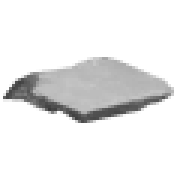
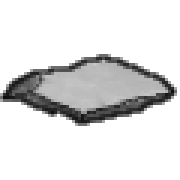
Before/after of a (180, 180) layered artwork. What changed in the layer stack:
added layer "outline" above "Pasted Layer" over [0, 54, 177, 126]
